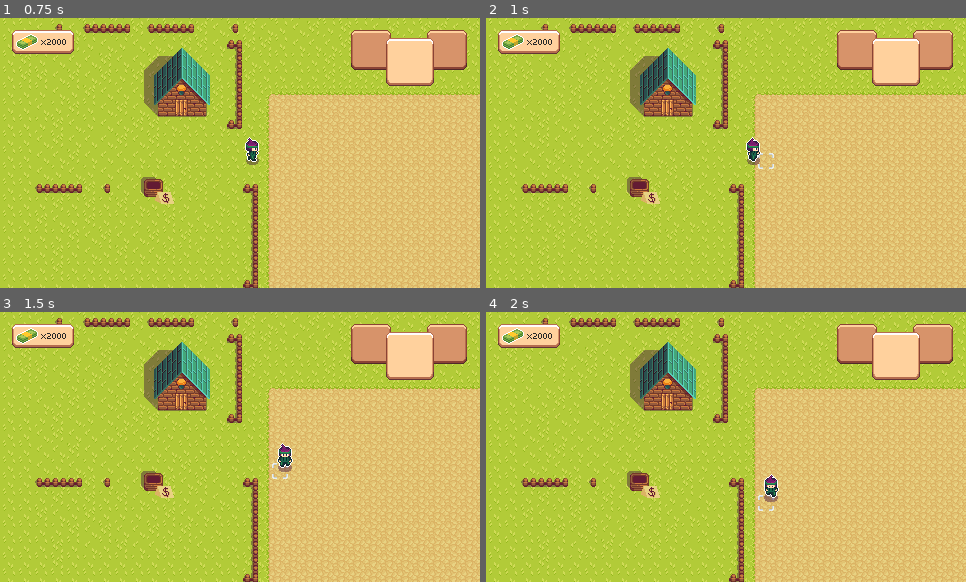
Above: before the commit, frames 1-4 (two rows, left to right).
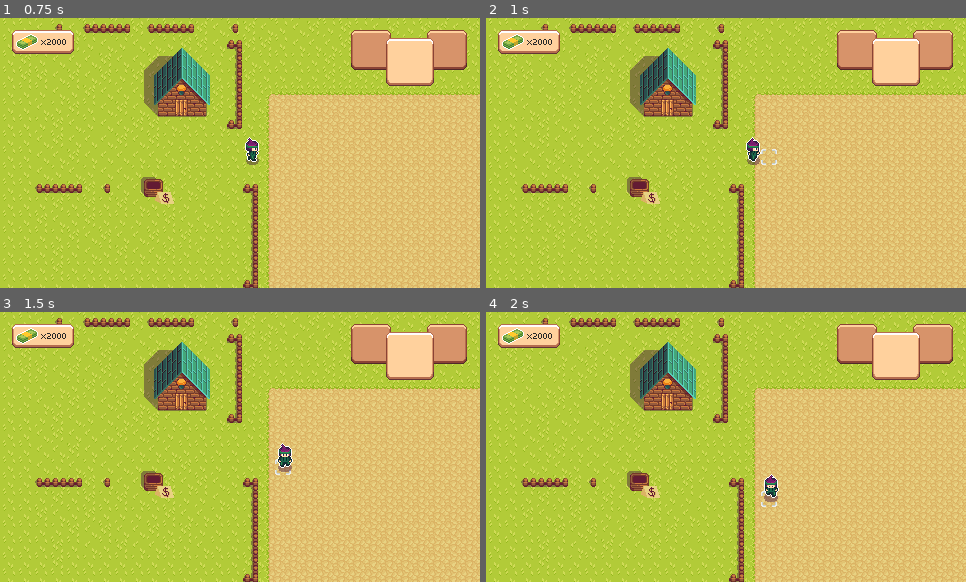
Above: after the commit, the same moments.

Repository: Jukaio/GGJ2024
Game: Godot game, scene res://scenes/entry_point.tscn
Two runs of this game, one before a commit and one after it. Both use one fixed random seed, a clock stepped at 60 frames per second and the inputs below.
Inputs:
- Up to frame 1 (0.75 s): tap Enter at 0.5 s; hold D (right) from 0.53 s (still down); tap Space (interact) at 0.6 s
- Up to frame 2 (1 s): keep holding D (right)
- Up to frame 3 (1.5 s): release D (right) at 1.28 s; hold S (down) from 1.28 s (still down); tap E (inv_next) at 1.35 s
- Up to frame 4 (2 s): keep holding S (down)

Frame 1 is identical in both runs. In frame 2, less than 0.1% of the frame differs, in the area x 56-61%, y 48-56%; in frame 3, less than 0.1%; in frame 4, less than 0.1%.

Commit message:
More fixes

Diff:
--- a/scripts/hoe_tool.gd
+++ b/scripts/hoe_tool.gd
@@ -36,7 +36,7 @@
 
 func hoe(tileMap: TileMap):
 	var target_position = player_character.position + (player_character.lookDirection * hoeLength)
-	var idx = tileMap.local_to_map(target_position)
+	var idx = get_target_cell_idx(tileMap)
 	var current_cell = tileMap.get_cell_atlas_coords(0, idx)
 
 	tileMap.set_cell(0, idx, 0, Vector2i(1, 0))
@@ -64,8 +64,7 @@
 func is_valid_to_hoe():
 	var fieldMap = player_character.fieldMap
 
-	var target_position = player_character.position + (player_character.lookDirection * hoeLength)
-	var idx = fieldMap.local_to_map(target_position)
+	var idx = get_target_cell_idx(fieldMap)
 	var current_field_cell = fieldMap.get_cell_atlas_coords(0, idx)
 
 	var plant = get_target_plant()
@@ -82,24 +81,26 @@
 		return false
 
 	var fieldMap = player_character.fieldMap
-
-	var target_position = player_character.position + (player_character.lookDirection * hoeLength)
-	var idx = fieldMap.local_to_map(target_position)
+	var idx = get_target_cell_idx(fieldMap)
 	var current_field_cell = fieldMap.get_cell_atlas_coords(0, idx)
 
 	var plant = get_target_plant()
 
 	return current_field_cell == Vector2i(1, 0) && plant != null && !plant.visible
 
+func get_target_cell_idx(tileMap: TileMap):
+	var target_position = player_character.global_position + (player_character.lookDirection * hoeLength)
+	var local_in_tilemap = tileMap.to_local(target_position)
+
+	var idx = tileMap.local_to_map(local_in_tilemap)
+	return idx
+
 func highlight(tileMap: TileMap):
-	var target_position = player_character.global_position + (player_character.lookDirection * hoeLength)
-
-	tileMap.to_local(target_position)
-
-	var idx = tileMap.local_to_map(target_position)
-	var highlightPosition = tileMap.map_to_local(idx)
+	var idx = get_target_cell_idx(tileMap)
+	var highlight_position = tileMap.map_to_local(idx)
+
 	highlightNode.visible = true
-	highlightNode.global_position = highlightPosition
+	highlightNode.global_position = tileMap.to_global(highlight_position)
 
 
 func on_animation_override(delta, inputDir):
